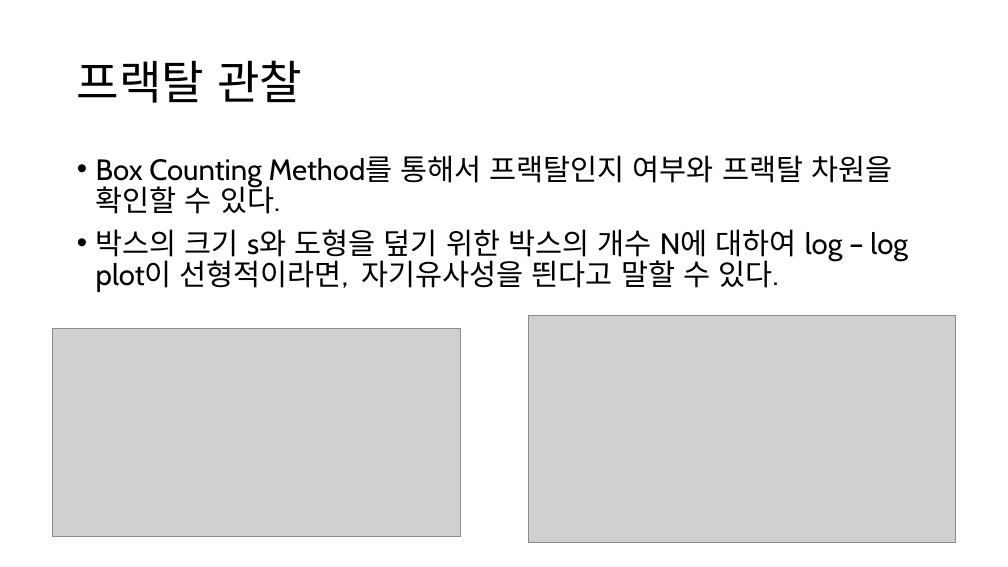
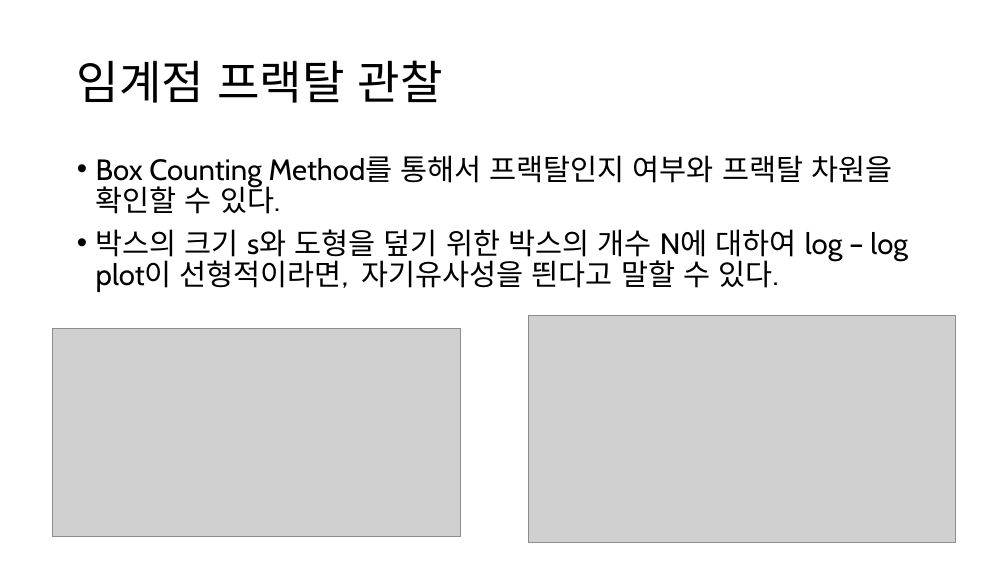
Before and after one commit to singrum/percolation-model, a slide deck: slide 18 of percolation.pptx (slide 13 before the commit). Drawn at 1008x567 pixels with LibreOffice and Linux fonts; fonts in the diff are those of the drawing; grey boxes stand for pictures. Boxes give left, top, right and bottom in pixels: in the first picture for what was removed or moved away, otherwise in the second. Text is boxed around its words. In the diff, an @@ line names an element or a change of style, - is before the commit and + after.

```diff
--- a/percolation.pptx
+++ b/percolation.pptx
@@ title at [77, 60, 443, 103]: text changed @@
-프랙탈 관찰
+임계점 프랙탈 관찰
```
Also in this commit, not shown: 4 other slides changed, 7 slides added, 2 slides removed, 1 other file.
